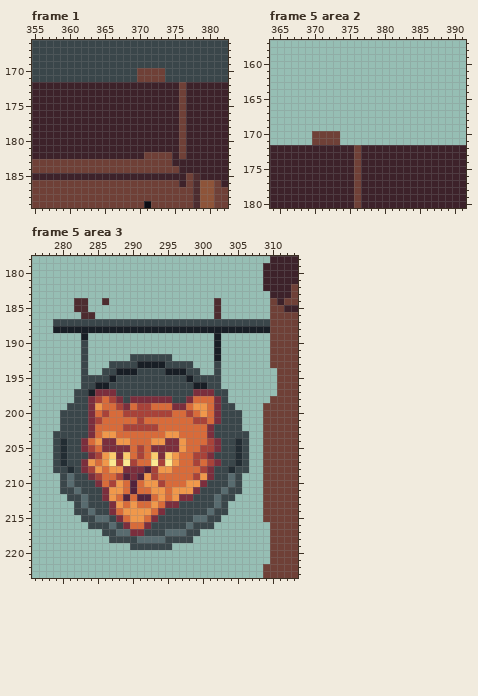
Pixel-art file -- Personal_Jessica/Entornos/Entrega 8-05/Ciudad-casas.aseprite. This is how it looked before the edit.
640x360 pixels, 6 frames. Colours within 5 levels of each other are drawn and written as one. Shown: frame 1: x 355..382, y 166..189; frame 5 area 2: x 364..391, y 157..180; frame 5 area 3: x 276..313, y 178..223. The commit also changed other frames or places, which this record leaves out.
And afterwards:
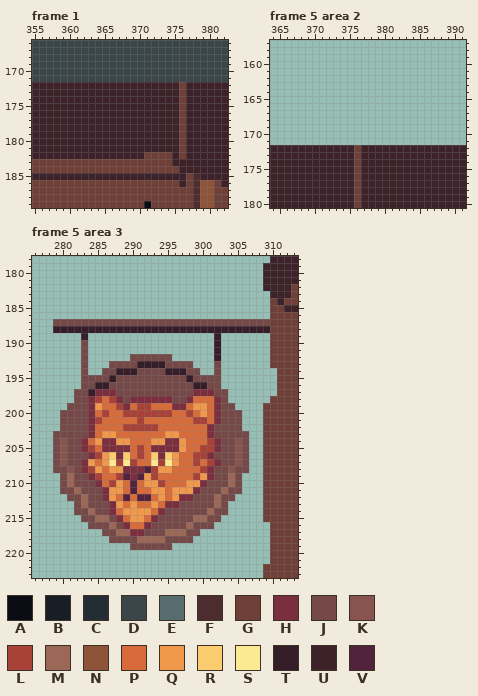
Palette (. is transparent): A #0b0c13  B #181e25  C #232d33  D #3a464a  E #586b6f  F #4d2c2f  G #6f4037  H #7b2e3d  J #754947  K #88544e  L #a84239  M #9b6757  N #8e5439  P #d86b3a  Q #f0984b  R #fbcd6e  S #fcea92  T #361e29  U #3d222a  V #52233c
Difference:
--- frame 1, layer "Layer 3"
@@ x 368..375 @@
 169 DDDDDDDD
-170 DDGGGGDD
-171 DDGGGGDD
+170 DDDDDDDD
+171 DDDDDDDD
 172 UUUUUUUU
--- frame 5 area 2, layer "Layer 3"
@@ x 368..375 @@
 169 ........
-170 ..GGGG..
-171 ..GGGG..
+170 ........
+171 ........
 172 UUUUUUUU
--- frame 5 area 3, layer "Layer 3"
@@ x 276..313 @@
 183 ..................................UUUG
-184 ......FF..F...............F.......GUGG
-185 ......FF..................F.......GGUU
-186 .......FF.................F.......GGGG
-187 ...DDDDDDDDDDDDDDDDDDDDDDDDDDDDDDDGGGG
-188 ...BBBBBBBBBBBBBBBBBBBBBBBBBBBBBBBGGGG
-189 .......B..................B.......GGGG
-190 .......D..................B.......GGGG
-191 .......D..................B.......GGGG
-192 .......D......DDDDDD......B.......GGGG
-193 .......D...DDDDBBBBDDDD...D.......GGGG
-194 .......D..DDBBBDDDDBBBDD..D........GGG
-195 .......DDDDBDDDDDDDDDDBDDDD........GGG
-196 .......DDBBDDDDDDDDDDDDBBDD........GGG
-197 ......DDBHHHDDDDDDDDDDDHHHDD.......GGG
-198 ......DDHLPLHDHHHHHHDDHPPPHD......GGGG
-199 .....DDDHQPPLHPLLPPPHHPQQPHDD....GGGGG
-200 ....DDDDHPLPPLLLLLLLPPLPQPHDDD...GGGGG
-201 ....DDDDHLPPPPPLPPPPPPPLLPHDDD...GGGGG
-202 ....DDDDHPPPPLLLLLPPPPPPPHDDDD...GGGGG
-203 ...DDDDDHPQQPPPPPPPQQPPPPHDDDDD..GGGGG
-204 ...DCDDHPQHHQQPPPQQHHQPPPLHDDCD..GGGGG
-205 ...DCDDHLPHHHHPLPHHHHQPPLLHDDCD..GGGGG
-206 ...DCDDDHLQRHRPLPRHRQPPLLHDDDCD..GGGGG
-207 ...DCDDHQPQSLSLPPSLSQPPLPLHDDCD..GGGGG
-208 ...DDCDHLQPQQHHHVLQQPPPPLHDDCDD..GGGGG
-209 ....DEDDHLPPLVHVQLPPPPPLQHDDED...GGGGG
-210 ....DEDDDHPLQPVPQQLPPPQQHDDDED...GGGGG
-211 ....DDEDDDHQQPVPPQQPQQQHDDDEDD...GGGGG
-212 .....DDEDDHQPVPVVPQPQHHDDDEDD....GGGGG
-213 ......DEDDDHQPQPPQPHHDDDDDED.....GGGGG
-214 ......DDEDDHPQQQQPHDDDDDDEDD.....GGGGG
-215 .......DDEEDHPQQPHDDDDDEEDD......GGGGG
-216 ........DDDEDHPPHDDDDDEDDD........GGGG
-217 ..........DDEEHHDDDEEEDD..........GGGG
-218 ...........DDDDEEEEDDDD...........GGGG
-219 ..............DDDDDD..............GGGG
+184 ..................................GUGG
+185 ..................................GGUU
+186 ..................................GGGG
+187 ...JJJJJJJJJJJJJJJJJJJJJJJJJJJJJJJGGGG
+188 ...TTTTTTTTTTTTTTTTTTTTTTTTTTTTTTTGGGG
+189 .......T..................T.......GGGG
+190 .......J..................T.......GGGG
+191 .......J..................T.......GGGG
+192 .......J......JJJJJJ......T.......GGGG
+193 .......J...JJJJTTTTJJJJ...J.......GGGG
+194 .......J..JJTTTJJJJTTTJJ..J........GGG
+195 .......JJJJTJJJJJJJJJJTJJJJ........GGG
+196 .......JJTTJJJJJJJJJJJJTTJJ........GGG
+197 ......JJTHHHJJJJJJJJJJJHHHJJ.......GGG
+198 ......JJHLPLHJHHHHHHJJHPPPHJ......GGGG
+199 .....JJJHQPPLHPLLPPPHHPQQPHJJ....GGGGG
+200 ....JJJJHPLPPLLLLLLLPPLPQPHJJJ...GGGGG
+201 ....JJJJHLPPPPPLPPPPPPPLLPHJJJ...GGGGG
+202 ....JJJJHPPPPLLLLLPPPPPPPHJJJJ...GGGGG
+203 ...JJJJJHPQQPPPPPPPQQPPPPHJJJJJ..GGGGG
+204 ...JKJJHPQHHQQPPPQQHHQPPPLHJJKJ..GGGGG
+205 ...JKJJHLPHHHHPLPHHHHQPPLLHJJKJ..GGGGG
+206 ...JKJJJHLQRHRPLPRHRQPPLLHJJJKJ..GGGGG
+207 ...JKJJHQPQSLSLPPSLSQPPLPLHJJKJ..GGGGG
+208 ...JJKJHLQPQQHHHVLQQPPPPLHJJKJJ..GGGGG
+209 ....JMJJHLPPLVHVQLPPPPPLQHJJMJ...GGGGG
+210 ....JMJJJHPLQPVPQQLPPPQQHJJJMJ...GGGGG
+211 ....JJMJJJHQQPVPPQQPQQQHJJJMJJ...GGGGG
+212 .....JJMJJHQPVPVVPQPQHHJJJMJJ....GGGGG
+213 ......JMJJJHQPQPPQPHHJJJJJMJ.....GGGGG
+214 ......JJMJJHPQQQQPHJJJJJJMJJ.....GGGGG
+215 .......JJMMJHPQQPHJJJJJMMJJ......GGGGG
+216 ........JJJMJHPPHJJJJJMJJJ........GGGG
+217 ..........JJMMHHJJJMMMJJ..........GGGG
+218 ...........JJJJMMMMJJJJ...........GGGG
+219 ..............JJJJJJ..............GGGG
 220 ..................................GGGG
Where, in picture pixels (left, top, right, bottom), the same in both pictures:
changed: (137, 68, 165, 82)
erased: (312, 131, 340, 145)
changed: (53, 298, 270, 550)
